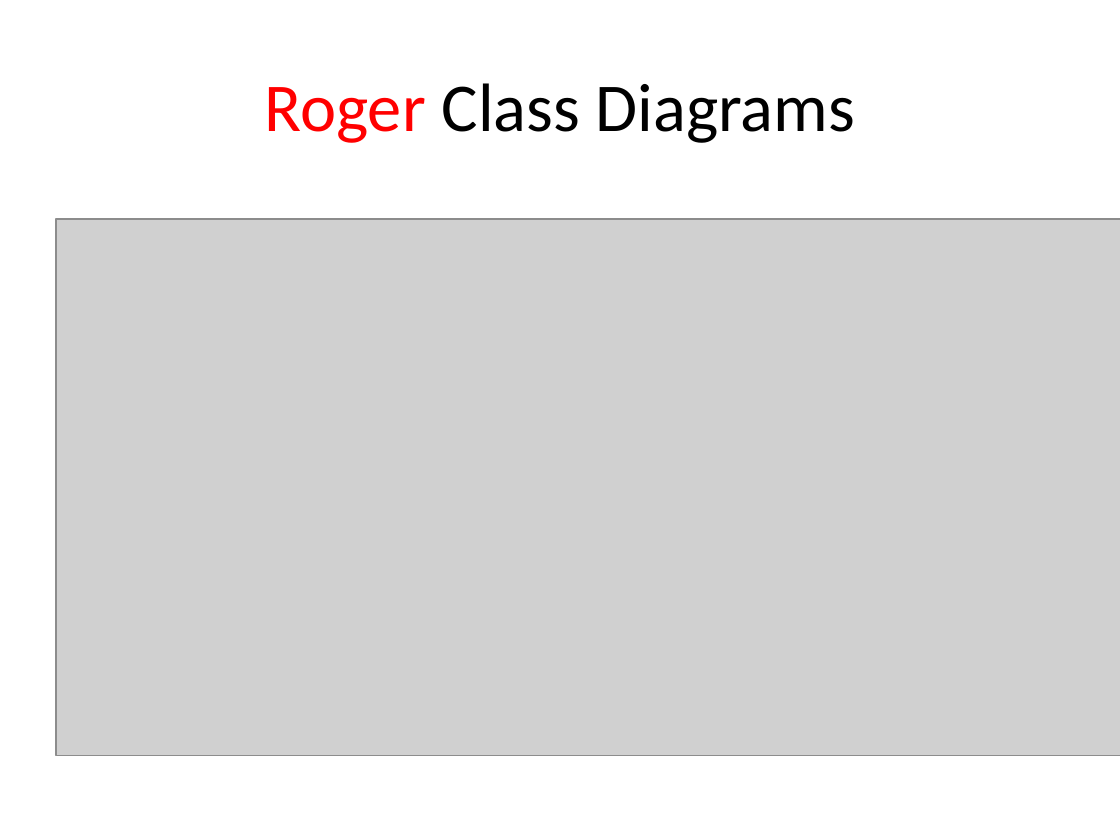
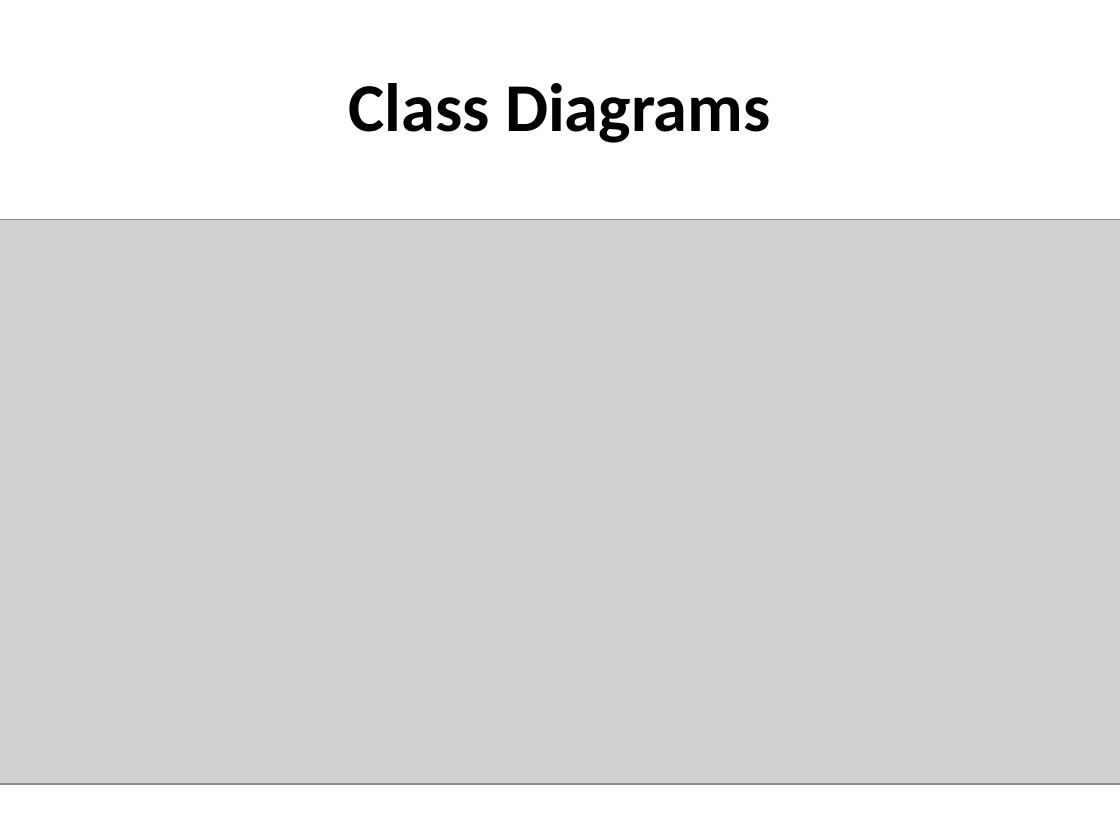
Before and after one commit to cen4010-onlinecardealer/docs, a slide deck: slide 12 of Online+Car+Dealer+System.pptx. Drawn at 1120x840 pixels with LibreOffice and Linux fonts; fonts in the diff are those of the drawing; grey boxes stand for pictures. Boxes give left, top, right and bottom in pixels: in the first picture for what was removed or moved away, otherwise in the second. Text is boxed around its words. In the diff, an @@ line names an element or a change of style, - is before the commit and + after.

```diff
--- a/Online+Car+Dealer+System.pptx
+++ b/Online+Car+Dealer+System.pptx
@@ title at bbox=[348, 83, 771, 143]: text changed; bold on @@
-Roger Class Diagrams
+Class Diagrams
@@ picture: place and size @@
-picture at bbox=[56, 220, 1120, 756]
+picture at bbox=[0, 220, 1120, 784]
```
Also in this commit, not shown: 16 other slides changed.
